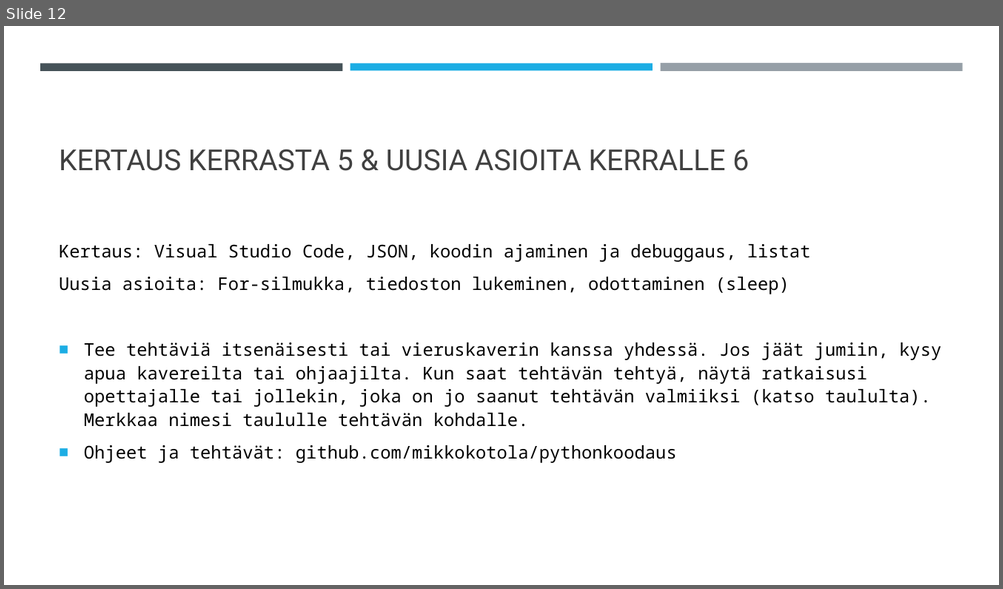
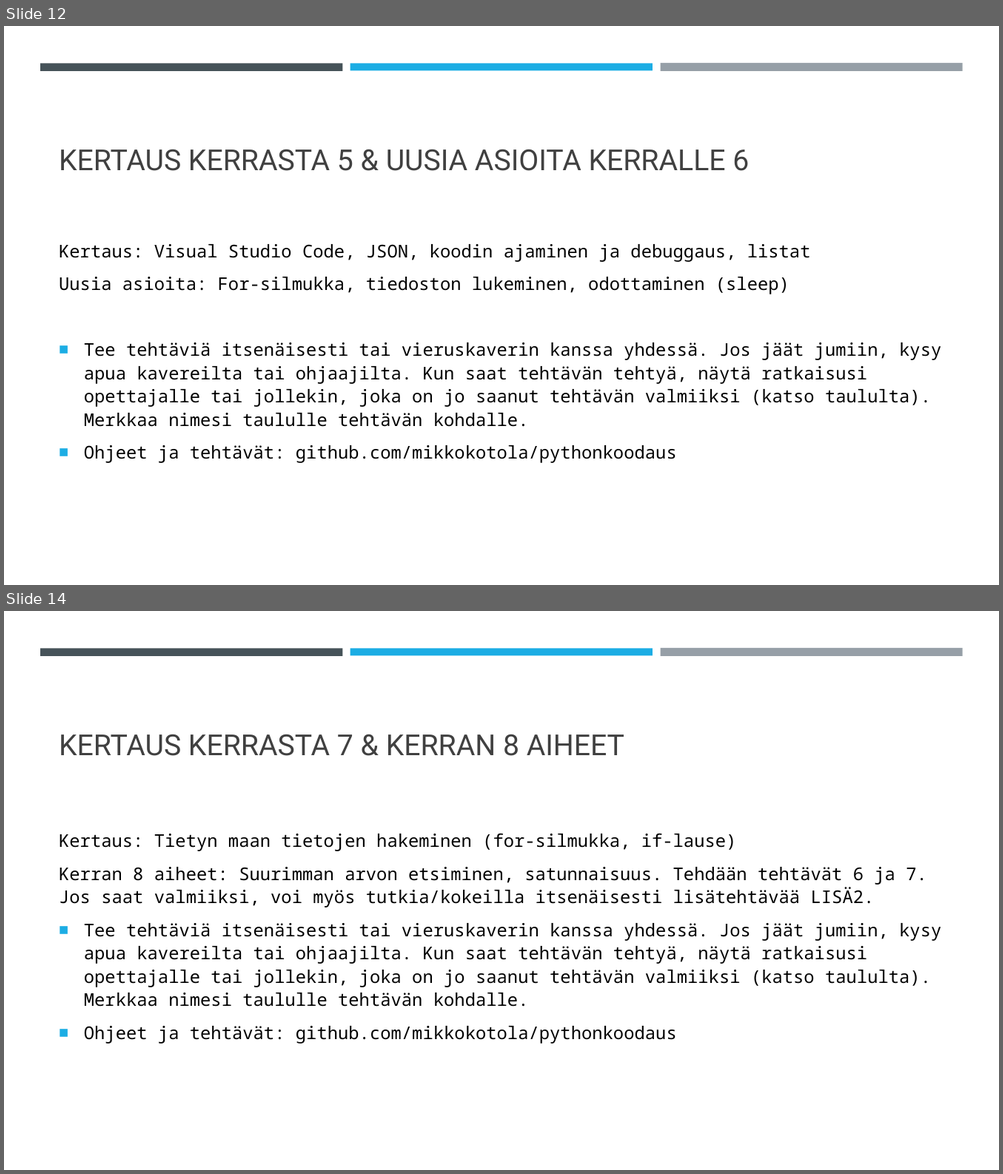
Before and after one commit to mikkokotola/pythonkoodaus, a slide deck: Koodauksesta.pptx. Shown one above the other, each under a label of ours: slide 12 before the commit, slides 12 and 14 after it; the slides between them are not shown. The pictures are 1003x589 and 1003x1174 pixels, drawn with LibreOffice and Linux fonts; fonts in the diff are those of the drawing. Boxes give left, top, right and bottom in pixels: in the first picture for what was removed or moved away, otherwise in the second. Text is boxed around its words. In the diff, an @@ line names an element or a change of style, - is before the commit and + after.

Commit message:
Kerran 8 diat ja tehtävät

```diff
--- a/Koodauksesta.pptx
+++ b/Koodauksesta.pptx
@@ slide 14 added at (x1=4, y1=611, x2=999, y2=1170), background #FFFFFF; not listed: 3 template elements that a slide beside it also shows @@
@@ title added at (x1=59, y1=734, x2=624, y2=756), 28 pt, text #404040 @@
+KERTAUS KERRASTA 7 & KERRAN 8 AIHEET
@@ text added at (x1=59, y1=833, x2=941, y2=1044), 17 pt, text #000000 @@
+Kertaus: Tietyn maan tietojen hakeminen (for-silmukka, if-lause)
+Kerran 8 aiheet: Suurimman arvon etsiminen, satunnaisuus. Tehdään tehtävät 6 ja 7. Jos saat valmiiksi, voi myös tutkia/kokeilla itsenäisesti lisätehtävää LISÄ2.
+■ Tee tehtäviä itsenäisesti tai vieruskaverin kanssa yhdessä. Jos jäät jumiin, kysy apua kavereilta tai ohjaajilta. Kun saat tehtävän tehtyä, näytä ratkaisusi opettajalle tai jollekin, joka on jo saanut tehtävän valmiiksi (katso taululta). Merkkaa nimesi taululle tehtävän kohdalle.
+■ Ohjeet ja tehtävät: github.com/mikkokotola/pythonkoodaus
```
Also in this commit, not shown: 1 slide changed, 1 other slide added, 4 other files.
